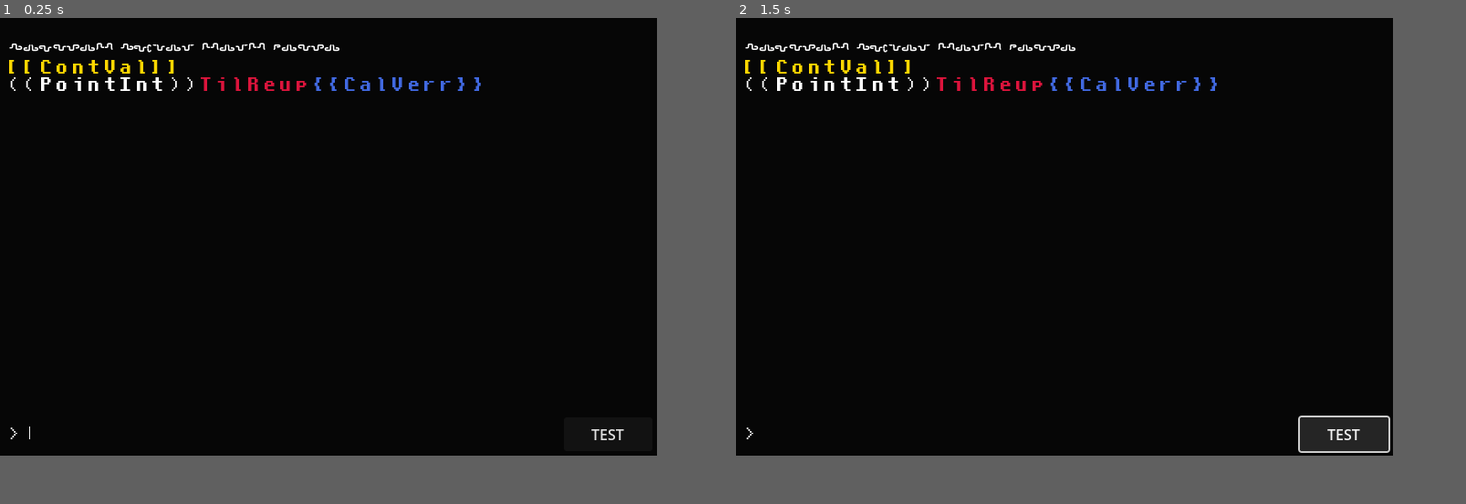
Above: before the commit, frames 1-2 (left to right).
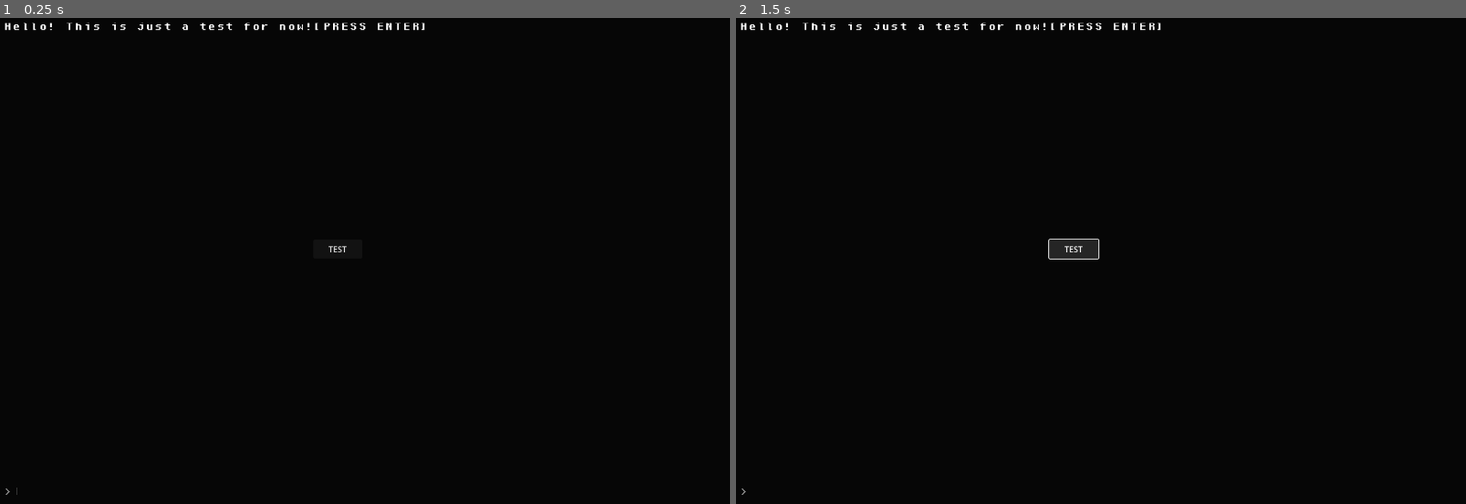
Above: after the commit, the same moments.

Repository: RhineQueen/GameOff-Secrets
Game: Godot game, scene res://Scenes/game.tscn
The game is run twice, just before and just after one commit, with the same random seed, the same clock (stepped at 60 frames per second) and the same inputs.
Inputs:
- Up to frame 1 (0.25 s): no input
- Up to frame 2 (1.5 s): click "TEST" at 0.5 s; click "TEST" at 1.25 s
In our replay, the window is 720x480 before the commit and 800x533 after it. These sizes can differ from the game's own. Grey fills any space a smaller window leaves; there, only what the larger window draws over its background counts as a difference.

The runs differ from the first frame. In frame 1, 1.5% of the frame differs, in the area x 0-86%, y 0-99%; in frame 2, 2.7%, in the area x 0-90%, y 0-99%.

Commit message:
Completed data and puzzle gen and display

Diff:
--- a/gameoff-secrets/Scenes/game.tscn
+++ b/gameoff-secrets/Scenes/game.tscn
@@ -61,8 +61,14 @@
 size_flags_vertical = 3
 theme_override_styles/panel = SubResource("StyleBoxFlat_bb7m0")
 
-[node name="DataDisplay" type="RichTextLabel" parent="BG/MarginContainer/Gamescreen/GameInfo"]
+[node name="ScrollContainer" type="ScrollContainer" parent="BG/MarginContainer/Gamescreen/GameInfo"]
 layout_mode = 2
+horizontal_scroll_mode = 0
+
+[node name="DataDisplay" type="RichTextLabel" parent="BG/MarginContainer/Gamescreen/GameInfo/ScrollContainer"]
+layout_mode = 2
+size_flags_horizontal = 3
+size_flags_vertical = 3
 theme_override_constants/line_separation = 5
 theme_override_fonts/italics_font = ExtResource("3_imxc7")
 bbcode_enabled = true
@@ -123,10 +129,12 @@
 [node name="ResultCheck" type="Node" parent="."]
 script = ExtResource("8_lhb8j")
 
+[connection signal="check_results" from="." to="ResultCheck" method="_on_game_check_results"]
 [connection signal="generate_data" from="." to="PuzzleGenerator" method="_on_game_generate_data"]
 [connection signal="generate_data" from="." to="PlaintextData" method="_on_game_generate_data"]
 [connection signal="setup_signals" from="." to="." method="_on_setup_signals"]
 [connection signal="setup_signals" from="." to="PuzzleGenerator" method="_on_game_setup_signals"]
+[connection signal="tutorial_check_results" from="." to="ResultCheck" method="_on_game_tutorial_check_results"]
 [connection signal="text_submitted" from="BG/MarginContainer/Gamescreen/InputArea/HBoxContainer/Input" to="." method="_on_input_text_submitted"]
 [connection signal="text_submitted" from="BG/MarginContainer/Gamescreen/InputArea/HBoxContainer/Input" to="BG/MarginContainer/Gamescreen/InputArea/HBoxContainer/Input" method="_on_text_submitted"]
 [connection signal="pressed" from="TESTButton" to="DataCompiler" method="_on_test_button_pressed"]
@@ -135,3 +143,4 @@
 [connection signal="new_puzzle_params" from="PuzzleGenerator" to="DataCompiler" method="_on_puzzle_generator_new_puzzle_params"]
 [connection signal="new_plaintext" from="PlaintextData" to="DataEncoder" method="_on_plaintext_data_new_plaintext"]
 [connection signal="new_encoded" from="DataEncoder" to="DataCompiler" method="_on_data_encoder_new_encoded"]
+[connection signal="results_complete" from="ResultCheck" to="." method="_on_result_check_results_complete"]
--- a/gameoff-secrets/Scripts/data_compiler.gd
+++ b/gameoff-secrets/Scripts/data_compiler.gd
@@ -39,6 +39,11 @@
 	encoded_ready = false
 	#Generate BBcoded Keywords based on new_params(consult Puzzle Dictionary)
 	temp_keywords = make_keywords(new_params.size())
+	#check for italics
+	if new_encoded.begins_with("[i]"):
+		for i in temp_keywords.size():
+			temp_keywords[i] = "[/i]" + temp_keywords[i]
+			temp_keywords[i] += "[i]"
 	#Insert keywords and return final string
 	final_data = insert_keywords(temp_keywords, new_encoded)
 	new_final_data.emit(final_data)
@@ -72,8 +77,8 @@
 
 func insert_keywords(keywords: Array[String], text: String)-> String:
 	var text_array: PackedStringArray = text.split(" ")
-	var finalized: String
-	var max_range: int = text_array.size()
+	var finalized: String = ""
+	var max_range: int = text_array.size()-3
 
 	while keywords.size() > 0:
 		#var insert_pnt: int = randi_range(1, keywords.size())
--- a/gameoff-secrets/Scripts/data_storage.gd
+++ b/gameoff-secrets/Scripts/data_storage.gd
@@ -3,8 +3,15 @@
 var text_strings_surface: Array[String]
 var text_strings_shallow: Array[String]
 var text_strings_deep: Array[String]
+var tut_text_strings: Dictionary
 
 func _ready() -> void:
+	tut_text_strings = {
+		0:"Hello! This is just a test for now![PRESS ENTER]",
+		1:"Welcome to the TEST TUTORIAL![PRESS ENTER]",
+		2:"Respond to: [color=crimson]((ContVal))[/color]"
+	}
+
 	text_strings_surface = [
 		"Lorem ipsum dolor sit amet, consectetur adipiscing elit. Nulla congue est at blandit convallis. Fusce scelerisque du …(690 unchanged characters)…
 		"In magna metus, aliquam sed dignissim ac, interdum porttitor lorem. Vestibulum ut lobortis nunc. Ut massa risus, bib …(506 unchanged characters)…
--- a/gameoff-secrets/Scripts/game.gd
+++ b/gameoff-secrets/Scripts/game.gd
@@ -5,45 +5,74 @@
 @onready var plaintext_data: Node = $PlaintextData
 @onready var data_encoder: Node = $DataEncoder
 @onready var result_check: Node = $ResultCheck
-@onready var data_display: RichTextLabel = $BG/MarginContainer/Gamescreen/GameInfo/DataDisplay
+@onready var data_display: RichTextLabel = $BG/MarginContainer/Gamescreen/GameInfo/ScrollContainer/DataDisplay
 
+#TODO add feedback for wrong answers and progress bars for Firewall integrity(lives/ lose con) and recovery progress(completion to win con)
 
 signal setup_signals
 signal generate_data
-signal check_results(player_input, puzzle_params)
+signal tutorial_check_results(player_input: String, puzzle_params: Array[Array])
+signal check_results(player_input: String, puzzle_params: Array[Array])
 
 var current_screen_data: String
 var current_puzzle_params: Array[Array]
+var in_intro: bool
+var intro_step: int
+var completion_progress: int
+var lives: int
 
 
 func _ready() -> void:
-	#setup_signals.emit()
-	pass
+	#setup for tutorial
+	intro_step = 0
+	in_intro = true
+	current_screen_data = DataStorage.tut_text_strings.get(intro_step)
+	current_puzzle_params = [[1,1,1]]
 
-#func _on_setup_signals() -> void:
-	#connect generate_data to PuzzleGenerator and PlaintextData
-	#connect check_results to ResultCheck
+func _process(delta: float) -> void:
+	update_display(current_screen_data)
 
+#Process player input and
+func _on_input_text_submitted(new_text: String) -> void:
+	#into/tutorial handling
+	if in_intro:#tutorial override
+		if intro_step < DataStorage.tut_text_strings.size()-1:
+			intro_step += 1
+			current_screen_data = DataStorage.tut_text_strings.get(intro_step)
+			check_results.emit(new_text, current_puzzle_params)
+		else:
+			check_results.emit(new_text, current_puzzle_params)
+	else:#normal gameplay
+		#Signal ResultCheck, pass new_text and stored puzzle parameters.
+		check_results.emit(new_text, current_puzzle_params)
 
+func _on_result_check_results_complete(correct_entries: int, incorrect_entries: int) -> void:
+	#intro handling
+	if in_intro:
+		if correct_entries == 3:
+			in_intro = false
+			generate_data.emit()
+		else:
+			pass
+	else :#normal gameplay
+		#Process return from ResultCheck and modify game state accordingly.
+		completion_progress += correct_entries
+		lives -= incorrect_entries
+		#Signal PlaintextData and PuzzleGenerator to trigger a new puzzle.
+		generate_data.emit()
 
-func _on_input_text_submitted(new_text: String) -> void:
-	pass
-	#Signal ResultCheck, pass new_text and stored puzzle parameters.
-	#Process return from ResultCheck and modify game state accordingly.
-	#Signal PlaintextData and PuzzleGenerator to trigger a new puzzle.
-
+#Store data from puzzle gen and enciphering
 func _on_puzzle_generator_new_puzzle_params(parameters: Array[Array]) -> void:
-	#store new params
 	current_puzzle_params = parameters
 
 func _on_data_compiler_new_final_data(final_data: String) -> void:
 	current_screen_data = final_data
 	data_display.text = current_screen_data
 
-#func PUZZLE GEN NEW PARAMS
+#update display components
+func update_display(new_data: String):
+	data_display.text = new_data
 
-#func DATA COMPILER NEW FINAL DATA
-	#set DataDisplay text contents as new final data
 
 #func RESULTCHECK RESULTS COMPLETE
 	#update game state based on results.
--- a/gameoff-secrets/Scripts/plaintext_data.gd
+++ b/gameoff-secrets/Scripts/plaintext_data.gd
@@ -5,7 +5,7 @@
 var plaintext_data: Array
 var plaintext_string: String
 var cipher_level: int = 0
-var text_depth: int = randi_range(0,2)
+var text_depth: int = 0
 
 #func GAME SETUP SIGNALS
 	#connect new_plaintext to DAATA ENCODER
@@ -19,6 +19,7 @@
 	var grabber: int
 	var new_string: String
 
+	text_depth = randi_range(0,2)
 	#return int 0-2 for checking in encoder. 0 - no cypher, 1 - italics(Scovex font), 2 - cipher and leet encode
 	match text_depth:
 		0:
--- a/gameoff-secrets/Scripts/puzzle_generator.gd
+++ b/gameoff-secrets/Scripts/puzzle_generator.gd
@@ -19,6 +19,9 @@
 
 
 func generate_new():
+	#clear vars
+	keyword.clear()
+	parameters.clear()
 	#Decide how many keywords are in this puzzle based on the player's progress.(1-6)
 	num_of_keywords = randi_range(1,6)
 	#Loop keyword generation for number of keywords
@@ -30,8 +33,8 @@
 	var keyword_val: int = 0
 	var color_val: int = 0
 	var flare_val: int = 0
-	var equate_val: int = 0
-	var equate_var_val: int = 0
+	#var equate_val: int = 0
+	#var equate_var_val: int = 0
 	var key_array: Array[int]
 
 	#TODO:make higher overall completion percent influence
@@ -45,12 +48,12 @@
 	#Chance to pick a flare 0-4. 0 means no flare
 	flare_val = randi_range(1,4)
 	#Chance to pick an equataion 0-4. 0 means no equation.
-	equate_val = randi_range(1,4)
+	#equate_val = randi_range(1,4)
 	#If equation, decide variable value.
-	if equate_val != 0:
-		equate_var_val = randi_range(10,45)
+	#if equate_val != 0:
+		#equate_var_val = randi_range(10,45)
 
 	#set and return key_array[keyword_val,colour_val,flare_val,equate_val,equate_var_val]
-	key_array = [keyword_val,color_val,flare_val,equate_val,equate_var_val]
+	key_array = [keyword_val,color_val,flare_val]
 	print(key_array)
 	return key_array
--- a/gameoff-secrets/Scripts/result_check.gd
+++ b/gameoff-secrets/Scripts/result_check.gd
@@ -1,6 +1,6 @@
 extends Node
 
-signal results_complete(correct_entries, incorrect_entries)
+signal results_complete(correct_entries: int, incorrect_entries: int)
 
 var correct : int
 var incorrect : int
@@ -8,23 +8,17 @@
 var input_assessing_pntr: int = 0
 var params_assessing_pntr: int = 0
 var results: Array[bool]
-#func GAME SETUP SIGNALS
-	#connect results_complete to MAIN
 
-#func CHECK RESULTS SIGNAL
-	#Call check_results
-	#append final_results[correct, incorrect]
-	#return final_results
 
-#func _on_test_button_pressed() -> void:
-	#check_results("NULLrf-Var_Respec! and other things",[[1,1,1,0,0]])
+func _on_game_tutorial_check_results(player_input: String, puzzle_params: Array[Array]) -> void:
+	pass # Replace with function body.
 
-func check_results(player_input:String,current_parameters:Array[Array]):
+func _on_game_check_results(player_input: String, puzzle_params: Array[Array]) -> void:
 	#split player input into an array of strings
 	input_assessing_pntr = 0
 	params_assessing_pntr = 0
 	var input_to_assess: PackedStringArray = player_input.split(" ")
-	var parameters_to_assess: Array[Array] = current_parameters
+	var parameters_to_assess: Array[Array] = puzzle_params
 	var results: Array[bool]
 
 	#FORMATTING OF RETURNED PARAMETERS [keyword_val,colour_val,flare_val,equate_val,equate_var_val]
@@ -64,4 +58,6 @@
 	else:
 		print("NO flare")
 
+	#return results to game
+	results_complete.emit(correct, incorrect)
 	#I WOULD PUT AN EQUATION CHECKER HERE BUT I DON'T FEEL LIKE FIGURING HTAT OUT RIGHT NOW. math suxxxx Xp
--- a/gameoff-secrets/project.godot
+++ b/gameoff-secrets/project.godot
@@ -22,8 +22,8 @@
 
 [display]
 
-window/size/viewport_width=720
-window/size/viewport_height=480
+window/size/viewport_width=1440
+window/size/viewport_height=960
 
 [rendering]
 
Not shown, removed: .~lock.Gameof 2024 Secrets.odt#
